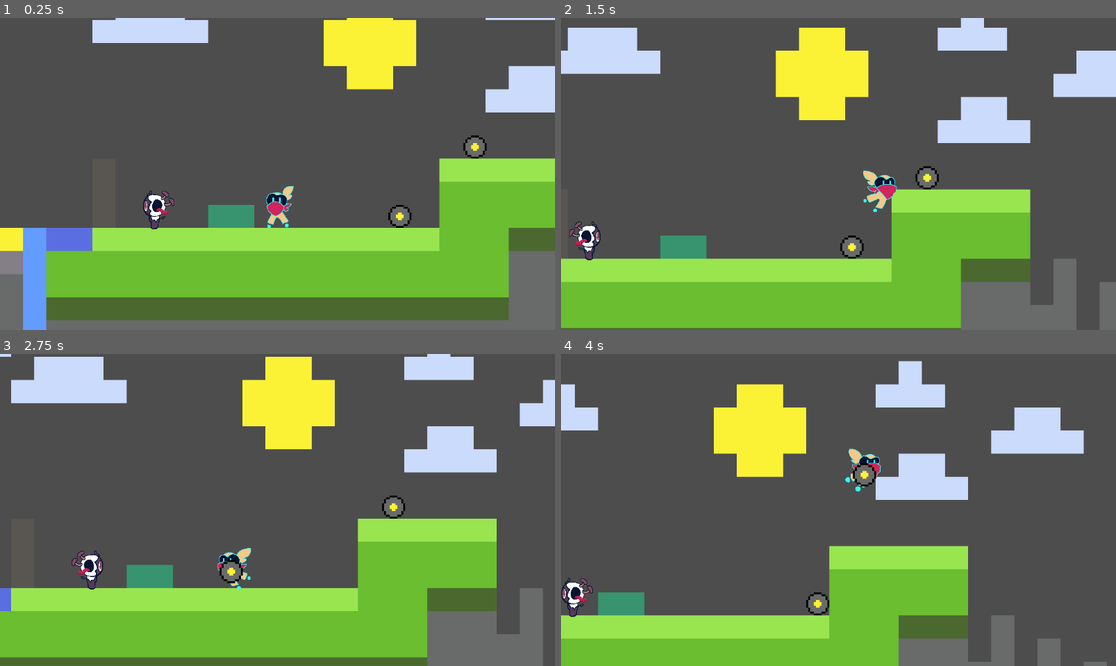
Above: before the commit, frames 1-4 (two rows, left to right).
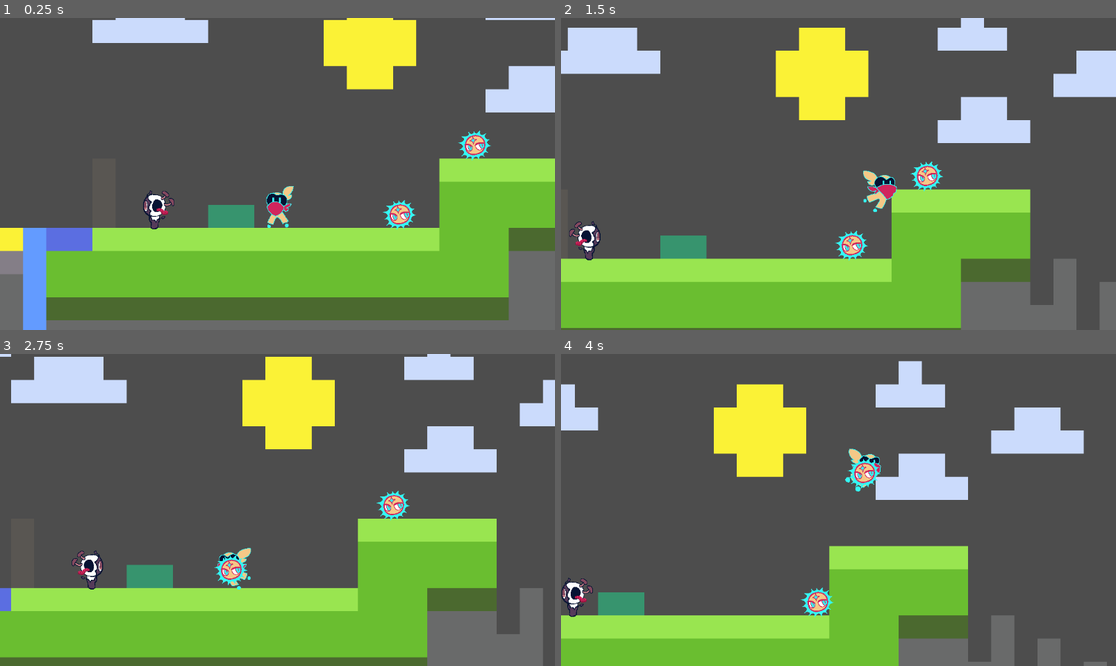
Above: after the commit, the same moments.

Repository: CookieRA9001/SI_motroidvenia
Game: Godot game, scene res://sceans/TestLevel.tscn
The game is run twice, just before and just after one commit, with the same random seed, the same clock (stepped at 60 frames per second) and the same inputs.
Inputs:
- Up to frame 1 (0.25 s): no input
- Up to frame 2 (1.5 s): hold D (move_right) from 0.53 s (still down); tap E (swap) at 0.6 s; tap Space (jump) at 0.77 s; tap Q (throw) at 1.35 s
- Up to frame 3 (2.75 s): tap Space (jump) at 1.52 s; release D (move_right) at 2.03 s; hold A (move_left) from 2.03 s (still down); tap E (swap) at 2.1 s
- Up to frame 4 (4 s): release A (move_left) at 2.78 s; hold D (move_right) from 2.78 s (still down); tap Q (throw) at 2.85 s; tap Space (jump) at 3.02, 3.77 s; tap E (swap) at 3.6 s

The runs differ from the first frame. In frame 1, 0.7% of the frame differs, in the area x 68-89%, y 36-68%; in frame 2, 0.7%; in frame 3, 0.7%; in frame 4, 0.7%.

Commit message:
spirite

Diff:
--- a/sceans/friendly_ally.tscn
+++ b/sceans/friendly_ally.tscn
@@ -1,21 +1,35 @@
-[gd_scene load_steps=7 format=3 uid="uid://7hxhebt7dcb0"]
+[gd_scene load_steps=9 format=3 uid="uid://7hxhebt7dcb0"]
 
 [ext_resource type="Script" path="res://scripts/friendly.gd" id="1_5gja5"]
-[ext_resource type="Texture2D" uid="uid://dpct5rw8o7h8n" path="res://assets/devart-spritesheet.png" id="1_16wun"]
+[ext_resource type="Texture2D" uid="uid://b44evsb1m074r" path="res://assets/friendly-star-spritesheet-concept.png" id="2_g3uam"]
 
-[sub_resource type="AtlasTexture" id="AtlasTexture_yquu3"]
-atlas = ExtResource("1_16wun")
-region = Rect2(48, 64, 16, 16)
+[sub_resource type="AtlasTexture" id="AtlasTexture_s16g8"]
+atlas = ExtResource("2_g3uam")
+region = Rect2(0, 100, 100, 100)
+
+[sub_resource type="AtlasTexture" id="AtlasTexture_3l0bp"]
+atlas = ExtResource("2_g3uam")
+region = Rect2(100, 100, 100, 100)
+
+[sub_resource type="AtlasTexture" id="AtlasTexture_f5kij"]
+atlas = ExtResource("2_g3uam")
+region = Rect2(200, 100, 100, 100)
 
 [sub_resource type="SpriteFrames" id="SpriteFrames_hif36"]
 animations = [{
 "frames": [{
 "duration": 1.0,
-"texture": SubResource("AtlasTexture_yquu3")
+"texture": SubResource("AtlasTexture_s16g8")
+}, {
+"duration": 1.0,
+"texture": SubResource("AtlasTexture_3l0bp")
+}, {
+"duration": 1.0,
+"texture": SubResource("AtlasTexture_f5kij")
 }],
 "loop": true,
 "name": &"idle",
-"speed": 5.0
+"speed": 3.0
 }]
 
 [sub_resource type="CircleShape2D" id="CircleShape2D_kbild"]
@@ -29,10 +43,9 @@
 script = ExtResource("1_5gja5")
 
 [node name="AnimatedSprite2D" type="AnimatedSprite2D" parent="."]
-scale = Vector2(4, 4)
 sprite_frames = SubResource("SpriteFrames_hif36")
 animation = &"idle"
-autoplay = "idle"
+frame_progress = 0.0787824
 
 [node name="Hitbox" type="CollisionShape2D" parent="."]
 shape = SubResource("CircleShape2D_kbild")
Binary file added: assets/friendly-star-spritesheet-concept.png
Not shown, added: assets/friendly-star-spritesheet-concept.png.import
